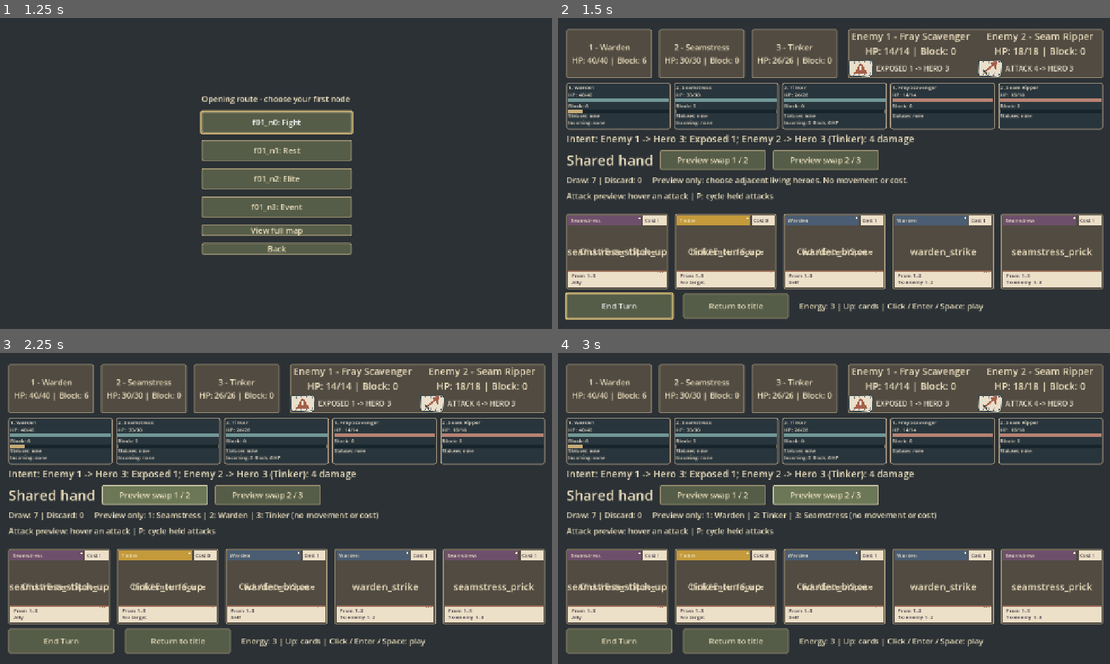
Above: before the commit, frames 1-4 (two rows, left to right).
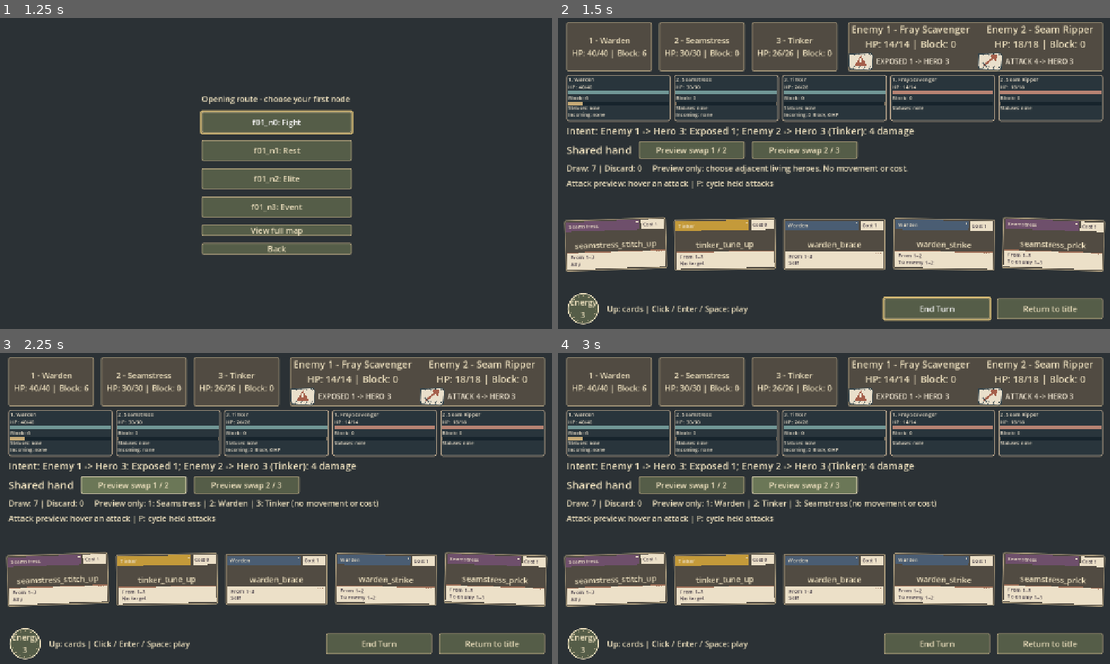
Above: after the commit, the same moments.

Repository: jcoev123-jpg/PatchworkPioneers
Game: Godot game, scene res://scenes/app.tscn
Same seed, same stepped clock (60 frames per second), same inputs: the game is played once before the commit and once after it.
Inputs:
- Up to frame 1 (1.25 s): click "Start run" at 0.5 s
- Up to frame 2 (1.5 s): click "f01_n0: Fight" at 1.25 s
- Up to frame 3 (2.25 s): click "Preview swap 1 / 2" at 2 s
- Up to frame 4 (3 s): click "Preview swap 2 / 3" at 2.75 s

Frame 1 is identical in both runs. In frame 2, 42% of the frame differs, in the area x 1-100%, y 1-99%; in frame 3, 42%; in frame 4, 42%.

Commit message:
Patchwork Pioneers cycle 116: Build the V3 patchwork battle hand and HUD
Accepted by relay v2 (Claude final review, tests green).

Diff:
--- a/scripts/app.gd
+++ b/scripts/app.gd
@@ -828,9 +828,11 @@
 	battle_view.set_anchors_preset(Control.PRESET_FULL_RECT)
 	for side in ["left", "top", "right", "bottom"]:
 		battle_view.add_theme_constant_override("margin_" + side, 32)
+	for side in ["top", "bottom"]:
+		battle_view.add_theme_constant_override("margin_" + side, 16)
 	add_child(battle_view)
 	var column := VBoxContainer.new()
-	column.add_theme_constant_override("separation", 10)
+	column.add_theme_constant_override("separation", 8)
 	battle_view.add_child(column)
 	hero_view = HBoxContainer.new()
 	hero_view.add_theme_constant_override("separation", 16)
@@ -869,7 +871,7 @@
 	column.add_child(previews)
 	var heading := Label.new()
 	heading.text = "Shared hand"
-	heading.add_theme_font_size_override("font_size", 32)
+	heading.add_theme_font_size_override("font_size", 24)
 	previews.add_child(heading)
 	for pair in [1, 2]:
 		var button := Button.new()
@@ -888,20 +890,29 @@
 	swap_preview_cue.autowrap_mode = TextServer.AUTOWRAP_WORD_SMART
 	counts_and_preview.add_child(swap_preview_cue)
 	hand_view = HBoxContainer.new()
+	hand_view.name = "SharedHand"
+	hand_view.custom_minimum_size.y = 140
 	hand_view.size_flags_vertical = Control.SIZE_EXPAND_FILL
 	hand_view.add_theme_constant_override("separation", 16)
+	hand_view.sort_children.connect(_fan_hand, CONNECT_DEFERRED)
 	column.add_child(hand_view)
+	var support_hud := HBoxContainer.new()
+	support_hud.name = "SupportHUD"
+	support_hud.custom_minimum_size.y = 76
+	support_hud.add_theme_constant_override("separation", 16)
+	column.add_child(support_hud)
 	var actions := HBoxContainer.new()
-	actions.add_theme_constant_override("separation", 24)
-	column.add_child(actions)
+	actions.add_theme_constant_override("separation", 16)
+	support_hud.add_child(actions)
+	actions.size_flags_vertical = Control.SIZE_SHRINK_CENTER
 	end_turn_button = Button.new()
 	end_turn_button.text = "End Turn"
-	end_turn_button.custom_minimum_size = Vector2(240, 56)
+	end_turn_button.custom_minimum_size = Vector2(240, 48)
 	end_turn_button.pressed.connect(_end_turn.bind(end_turn_button))
 	actions.add_child(end_turn_button)
 	return_button = Button.new()
 	return_button.text = "Return to title"
-	return_button.custom_minimum_size = Vector2(240, 56)
+	return_button.custom_minimum_size = Vector2(240, 48)
 	return_button.pressed.connect(_return_from_battle.bind(return_button))
 	actions.add_child(return_button)
 	_refresh_swap_preview()
@@ -2665,16 +2676,30 @@
 	for card_id in deck.hand:
 		var panel := PanelContainer.new()
 		panel.size_flags_horizontal = Control.SIZE_EXPAND_FILL
+		panel.size_flags_vertical = Control.SIZE_SHRINK_CENTER
+		panel.custom_minimum_size.y = 116
 		hand_view.add_child(panel)
 		var label := Label.new()
 		label.text = card_id
 		label.autowrap_mode = TextServer.AUTOWRAP_WORD_SMART
 		label.horizontal_alignment = HORIZONTAL_ALIGNMENT_CENTER
 		label.vertical_alignment = VERTICAL_ALIGNMENT_CENTER
-		label.add_theme_font_size_override("font_size", 22)
+		label.add_theme_font_size_override("font_size", 18)
 		panel.add_child(label)
 	pile_label.text = "Draw: %d | Discard: %d" % [deck.draw_pile.size(), deck.discard_pile.size()]
 	$LiveSupportHand._sync_battle()
+
+
+## Container layout and card identities stay authoritative; only the visual tilt changes.
+func _fan_hand() -> void:
+	if not is_instance_valid(hand_view):
+		return
+	var count := hand_view.get_child_count()
+	for index in range(count):
+		var panel := hand_view.get_child(index) as Control
+		var spread := (float(index) - float(count - 1) * 0.5) / maxf(1.0, float(count - 1) * 0.5)
+		panel.pivot_offset = Vector2(panel.size.x * 0.5, panel.size.y + 40)
+		panel.rotation = deg_to_rad(spread * 2.0)
 
 
 func _refresh_party() -> void:
--- a/scripts/live_support_hand.gd
+++ b/scripts/live_support_hand.gd
@@ -13,8 +13,27 @@
 var _token := 0
 var cancel_button: Button
 var energy_label: Label
+var energy_orb: Control
+var help_label: Label
 var _play := CombatStarterSupportPlay.new()
 var _metadata = preload("res://scripts/live_hand_card_metadata.gd").new()
+
+
+class EnergyOrb extends Control:
+	func _ready() -> void:
+		custom_minimum_size = Vector2(76, 76)
+		mouse_filter = Control.MOUSE_FILTER_IGNORE
+		focus_mode = Control.FOCUS_NONE
+		resized.connect(queue_redraw)
+
+	func _draw() -> void:
+		var center := size * 0.5
+		draw_circle(center, 34, Color("555d48"))
+		draw_arc(center, 34, 0, TAU, 64, Color("ecdfbd"), 2, true)
+		for index in range(16):
+			var angle := TAU * index / 16.0
+			draw_line(center + Vector2.from_angle(angle) * 28,
+				center + Vector2.from_angle(angle + 0.07) * 30, Color("c9b996"), 1, true)
 
 
 func _ready() -> void:
@@ -51,22 +70,44 @@
 				# Explicit invalid run authority must never fall back to unbound play.
 				_play.bind_patch_wardrobe(null, null)
 		_battle.tree_exiting.connect(_clear, CONNECT_ONE_SHOT)
+		var hud := _battle.find_child("SupportHUD", true, false) as HBoxContainer
+		energy_orb = EnergyOrb.new()
+		energy_orb.name = "SupportHandEnergyOrb"
+		hud.add_child(energy_orb)
+		hud.move_child(energy_orb, 0)
 		energy_label = Label.new()
 		energy_label.name = "SupportHandEnergy"
-		app.end_turn_button.get_parent().add_child(energy_label)
+		energy_label.mouse_filter = Control.MOUSE_FILTER_IGNORE
+		energy_label.horizontal_alignment = HORIZONTAL_ALIGNMENT_CENTER
+		energy_label.vertical_alignment = VERTICAL_ALIGNMENT_CENTER
+		energy_label.add_theme_font_size_override("font_size", 18)
+		energy_orb.add_child(energy_label)
+		energy_label.set_anchors_and_offsets_preset(Control.PRESET_FULL_RECT)
+		help_label = Label.new()
+		help_label.name = "SupportHandHelp"
+		help_label.mouse_filter = Control.MOUSE_FILTER_IGNORE
+		help_label.size_flags_horizontal = Control.SIZE_EXPAND_FILL
+		help_label.autowrap_mode = TextServer.AUTOWRAP_WORD_SMART
+		hud.add_child(help_label)
+		hud.move_child(help_label, 1)
 		cancel_button = Button.new()
 		cancel_button.text = "Cancel target (Esc)"
 		cancel_button.pressed.connect(_cancel_pending)
-		app.end_turn_button.get_parent().add_child(cancel_button)
+		hud.add_child(cancel_button)
+		cancel_button.size_flags_vertical = Control.SIZE_SHRINK_CENTER
 		cancel_button.hide()
 	if not _pending.is_empty() and not _selection_valid():
 		_cancel_pending()
 	if not _targets_valid():
 		_cancel_pending()
-	energy_label.text = "Energy: %d | Up: cards | Click / Enter / Space: play" % _deck.energy
+	for panel in _targets:
+		var cue: Label = _targets[panel].cue
+		cue.position = panel.global_position - Vector2(0, 16)
+		cue.size = Vector2(panel.size.x, 16)
+	energy_label.text = "Energy\n%d" % _deck.energy
+	help_label.text = "Up: cards | Click / Enter / Space: play"
 	if _pending.get("choosing", false):
-		energy_label.text = "Energy: %d | %s\nchoose a living ally | Esc: cancel" % [
-			_deck.energy, StarterCards.new().get_definition(_pending.id).display_name]
+		help_label.text = "%s: choose a living ally | Esc: cancel" % StarterCards.new().get_definition(_pending.id).display_name
 	for panel in _bindings.keys():
 		if not is_instance_valid(panel) or panel.get_parent() != app.hand_view:
 			_unbind(panel)
@@ -84,12 +125,6 @@
 		panel.mouse_default_cursor_shape = Control.CURSOR_POINTING_HAND
 		panel.tooltip_text = "Click or focus and press Enter / Space to play\n" + _metadata.base_effect_text(label.text)
 		label.mouse_filter = Control.MOUSE_FILTER_IGNORE
-		var hint := Label.new()
-		hint.text = "Click / Enter / Space"
-		hint.horizontal_alignment = HORIZONTAL_ALIGNMENT_CENTER
-		hint.vertical_alignment = VERTICAL_ALIGNMENT_BOTTOM
-		hint.mouse_filter = Control.MOUSE_FILTER_IGNORE
-		panel.add_child(hint)
 		var focus := StyleBoxFlat.new()
 		focus.bg_color = Color(0, 0, 0, 0)
 		focus.border_color = Color("ece0c8")
@@ -225,8 +260,10 @@
 		panel.mouse_default_cursor_shape = Control.CURSOR_POINTING_HAND
 		panel.get_child(0).mouse_filter = Control.MOUSE_FILTER_IGNORE
 		var cue := Label.new()
-		cue.text = "Choose ally:\nClick / Enter /\nSpace"
-		cue.vertical_alignment = VERTICAL_ALIGNMENT_BOTTOM
+		cue.text = "Choose ally"
+		# A caption above the existing actor never expands or overprints its state.
+		cue.top_level = true
+		cue.add_theme_font_size_override("font_size", 12)
 		cue.horizontal_alignment = HORIZONTAL_ALIGNMENT_CENTER
 		cue.mouse_filter = Control.MOUSE_FILTER_IGNORE
 		panel.add_child(cue)
@@ -339,9 +376,13 @@
 	_pending.clear()
 	if is_instance_valid(_battle) and _battle.tree_exiting.is_connected(_clear):
 		_battle.tree_exiting.disconnect(_clear)
-	if is_instance_valid(energy_label):
-		energy_label.queue_free()
+	if is_instance_valid(energy_orb):
+		energy_orb.queue_free()
+	energy_orb = null
 	energy_label = null
+	if is_instance_valid(help_label):
+		help_label.queue_free()
+	help_label = null
 	if is_instance_valid(cancel_button):
 		cancel_button.queue_free()
 	cancel_button = null
--- a/tests/live_area_attack_action_test.gd
+++ b/tests/live_area_attack_action_test.gd
@@ -111,7 +111,7 @@
 	_check(app.pile_label.text == "Draw: %d | Discard: %d" % [app.deck.draw_pile.size(), app.deck.discard_pile.size()], "visible piles refreshed")
 	var support = app.get_node("LiveSupportHand")
 	_check(is_instance_valid(support.energy_label) and support.energy_label.is_visible_in_tree()
-		and support.energy_label.text.begins_with("Energy: %d |" % app.deck.energy), "visible shared energy refreshed")
+		and support.energy_label.text == "Energy\n%d" % app.deck.energy, "visible shared energy refreshed")
 	var meters = app.get_node("LiveCombatMeters")
 	_check(is_instance_valid(meters.row), "mounted combat meter row exists")
 	if is_instance_valid(meters.row):
--- a/tests/live_attack_preview_test.gd
+++ b/tests/live_attack_preview_test.gd
@@ -371,7 +371,7 @@
 				var meter = app.get_node("LiveCombatMeters").row.get_child(3 + position - 1)
 				_check(meter.hp_text.text == "HP: %d/%d" % [enemy.hp, enemy.max_hp] and meter.block_text.text == "Block: 0" and meter.hp_bar.value == enemy.hp, "mounted meters reflect service hit")
 				_check(app.hand_view.get_child_count() == app.deck.hand.size() and app.pile_label.text.contains("Discard: 1"), "mounted hand and piles refresh")
-				_check(app.get_node("LiveSupportHand").energy_label.text.begins_with("Energy: %d |" % app.deck.energy), "mounted energy refresh")
+				_check(app.get_node("LiveSupportHand").energy_label.text == "Energy\n%d" % app.deck.energy, "mounted energy refresh")
 				var after := _snapshot()
 				await _key(KEY_1)
 				await _click(roster._labels[position - 1])
--- a/tests/live_hand_card_metadata_test.gd
+++ b/tests/live_hand_card_metadata_test.gd
@@ -108,11 +108,11 @@
 		_check(index < app.deck.hand.size() and card_id == app.deck.hand[index],
 			"original unchanged ID text equals ordered deck.hand")
 		var support: bool = card_id in SUPPORT_IDS
-		_check(panel.get_child_count() == (2 if support else 1),
-			"support retains exactly two children; other cards exactly one")
-		if support and panel.get_child_count() >= 2:
-			_check(panel.get_child(1) is Label and panel.get_child(1).text == "Click / Enter / Space",
-				"original visible support action hint survives")
+		_check(panel.get_child_count() == 1,
+			"each panel retains only its original ID Label; help lives outside the hand")
+		if support:
+			_check(presenter.help_label.text == "Up: cards | Click / Enter / Space: play",
+				"shared visible support action hint survives outside card names")
 			_check(panel.tooltip_text.begins_with("Click or focus and press Enter / Space to play"), "support hint preserved")
 			_check(panel.tooltip_text.contains("BASE"), "support tooltip includes base effect detail")
 		var attack: bool = catalog.get_definition(card_id).get("target_kind") in ["enemy_single", "enemy_all"]
@@ -252,7 +252,7 @@
 		and app.return_button.focus_mode == Control.FOCUS_ALL,
 		"End Turn/Return keyboard activation remains available")
 	_check(is_instance_valid(presenter.energy_label) and
-		presenter.energy_label.text.begins_with("Energy: %d |" % app.deck.energy),
+		presenter.energy_label.text == "Energy\n%d" % app.deck.energy,
 		"energy/action controls remain visible and authoritative")
 
 
--- a/tests/live_legal_starter_fight_test.gd
+++ b/tests/live_legal_starter_fight_test.gd
@@ -91,7 +91,7 @@
 		_check(app.hand_view.get_child(index).get_child(0).text == app.deck.hand[index], "mounted card order: " + label)
 	_check(app.pile_label.text.contains("Draw: %d" % app.deck.draw_pile.size())
 		and app.pile_label.text.contains("Discard: %d" % app.deck.discard_pile.size()), "visible pile counts: " + label)
-	_check(app.get_node("LiveSupportHand").energy_label.text.begins_with("Energy: %d |" % app.deck.energy), "visible energy: " + label)
+	_check(app.get_node("LiveSupportHand").energy_label.text == "Energy\n%d" % app.deck.energy, "visible energy: " + label)
 
 
 func _shuffle() -> void:
--- a/tests/live_spare_spool_support_route_test.gd
+++ b/tests/live_spare_spool_support_route_test.gd
@@ -59,7 +59,7 @@
 		expected[3].append("seamstress_mend")
 		expected[4] -= 1
 		_check(_support_state() == expected, "Mend heals %d capped HP, charges/discards once, preserves every run ledger and RNG" % amount)
-		_check(support.energy_label.text.begins_with("Energy: %d |" % app.deck.energy), "visible energy matches one charge")
+		_check(support.energy_label.text == "Energy\n%d" % app.deck.energy, "visible energy matches one charge")
 	_meter()
 
 
--- a/tests/live_support_hand_test.gd
+++ b/tests/live_support_hand_test.gd
@@ -78,8 +78,8 @@
 		var id: String = panel.get_child(0).text
 		ids.append(id)
 		if id in presenter.SUPPORT_IDS:
-			_check(panel.focus_mode == Control.FOCUS_ALL and panel.get_child_count() == 2,
-				"support has focus and visible action hint")
+			_check(panel.focus_mode == Control.FOCUS_ALL and panel.get_child_count() == 1,
+				"support keeps focus and its original ID without overprinted hints")
 			_check(panel.gui_input.get_connections().size() == 1, "exactly one input binding")
 		else:
 			var attack: bool = StarterCards.new().get_definition(id).get("target_kind") in ["enemy_single", "enemy_all"]
@@ -90,7 +90,16 @@
 		"mounted pile counts exact")
 	_check(is_instance_valid(presenter.energy_label) and presenter.energy_label.is_visible_in_tree(), "energy mounted")
 	if is_instance_valid(presenter.energy_label):
-		_check(presenter.energy_label.text.begins_with("Energy: %d |" % app.deck.energy), "visible energy exact")
+		_check(presenter.energy_label.text == "Energy\n%d" % app.deck.energy, "visible energy exact")
+	_check(is_instance_valid(presenter.energy_orb) and presenter.energy_label.get_parent() == presenter.energy_orb
+		and presenter.energy_orb.is_visible_in_tree(), "energy belongs to the mounted drawn orb")
+	_check(presenter.energy_orb.focus_mode == Control.FOCUS_NONE
+		and presenter.energy_orb.mouse_filter == Control.MOUSE_FILTER_IGNORE
+		and presenter.energy_orb.gui_input.get_connections().is_empty(), "energy orb is inert")
+	_check(presenter.help_label.text == "Up: cards | Click / Enter / Space: play", "general help exact outside card names")
+	_check(app.battle_view.find_children("SupportHandEnergyOrb", "Control", true, false).size() == 1
+		and app.battle_view.find_children("SupportHandHelp", "Label", true, false).size() == 1,
+		"repeated sync leaves exactly one orb and help control")
 	for index in range(3):
 		var hero: Dictionary = app.party.get_hero(index + 1)
 		_check(app.hero_panels[index].get_child(0).text == "%d - %s\nHP: %d/%d | Block: %d%s" % [
@@ -282,7 +291,9 @@
 		app.return_button.pressed.emit()
 		_check(presenter._bindings.is_empty() and presenter._deck == null, "Return immediately disconnects session")
 		await _frames()
-		_check(app.deck == null and presenter.energy_label == null, "title removes support presentation")
+		_check(app.deck == null and presenter.energy_label == null and presenter.energy_orb == null
+			and presenter.help_label == null and presenter.cancel_button == null, "title removes all support presentation")
+		_check(app.find_children("SupportHandEnergyOrb", "Control", true, false).is_empty(), "Return leaves no orphan orb")
 	await _ally_cases()
 	await _ally_move_cases()
 	await _stale_restart(seed_value)
@@ -425,7 +436,9 @@
 	_check(_live() == before, "pending ally choice never charges or changes rules")
 	var choosing: bool = presenter._pending.get("choosing", false)
 	_check(choosing and presenter.cancel_button.is_visible_in_tree(), "target mode and cancel visible")
-	_check(presenter.energy_label.text.contains("choose a living ally"), "visible targeting instruction")
+	_check(presenter.help_label.text == "%s: choose a living ally | Esc: cancel" % StarterCards.new().get_definition(id).display_name,
+		"exact targeting help separate from energy")
+	_check(presenter.energy_label.text == "Energy\n%d" % app.deck.energy, "target mode retains authoritative orb energy")
 	_check(root.get_visible_rect().encloses(presenter.cancel_button.get_global_rect()), "cancel fits 1280x720 viewport")
 	for index in range(3):
 		var hero: Control = app.hero_panels[index]
--- a/tests/live_worn_attack_patch_play_test.gd
+++ b/tests/live_worn_attack_patch_play_test.gd
@@ -153,8 +153,8 @@
 		and app.run_rng.state == before[10],
 		"real HP, Block, and run RNG agree with confirmed attack")
 	_check(app.hand_view.get_child_count() == app.deck.hand.size()
-		and app.get_node("LiveSupportHand").energy_label.text.begins_with(
-			"Energy: %d |" % app.deck.energy), "mounted hand and energy redraw")
+		and app.get_node("LiveSupportHand").energy_label.text ==
+			"Energy\n%d" % app.deck.energy, "mounted hand and energy redraw")
 	_check(presenter.cue != null and presenter.cue.is_visible_in_tree()
 		and Rect2(0, 0, 1280, 720).encloses(presenter.cue.get_global_rect()),
 		"actual attack cue fits 1280x720")
